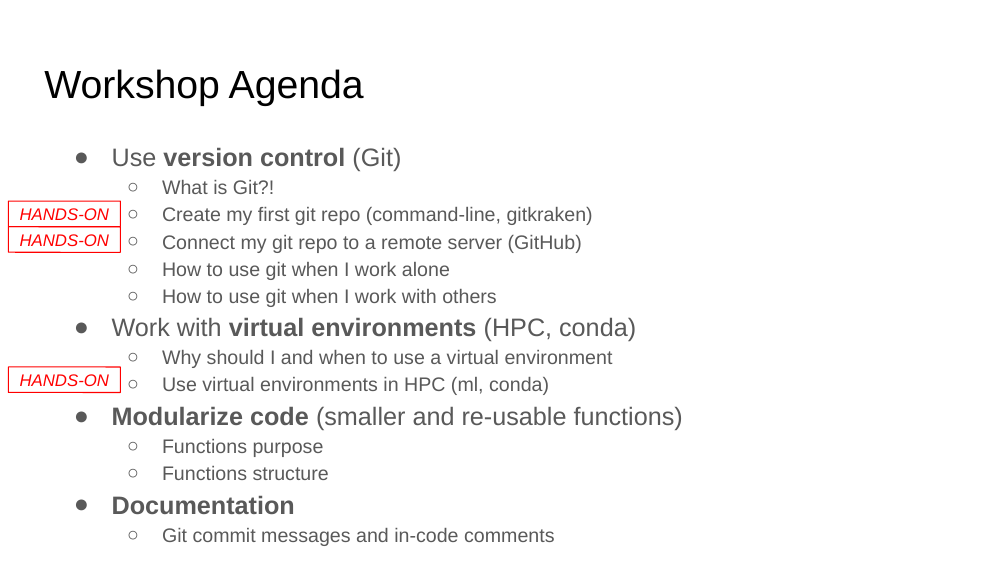
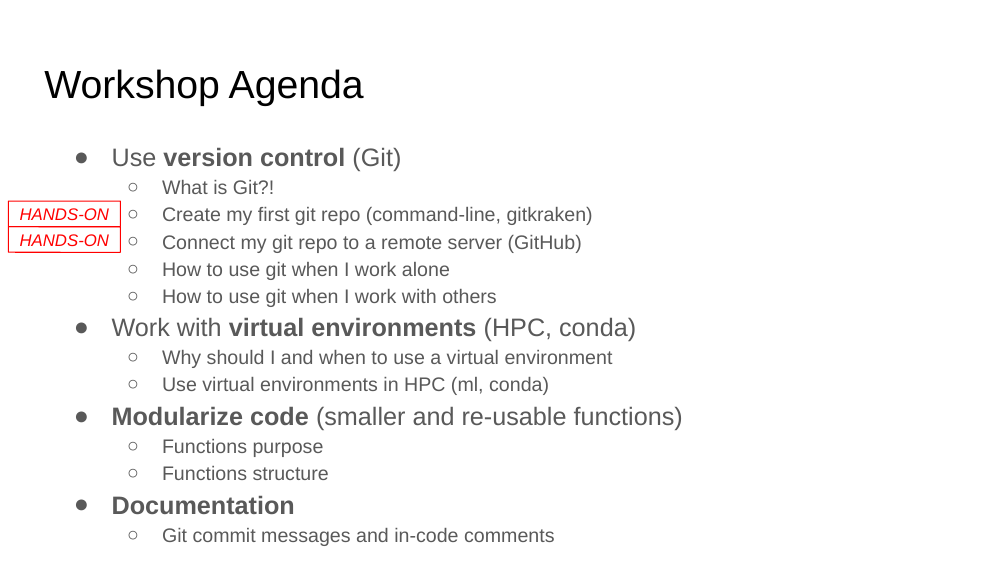
Before and after one commit to Mu-DS/practical_training, a slide deck: slide 3 of 03_continuous_integration/Code_sharing_best_practices_workshop.pptx. Drawn at 1008x567 pixels with LibreOffice and Linux fonts; fonts in the diff are those of the drawing; background and template pictures are left out. Boxes give left, top, right and bottom in pixels: in the first picture for what was removed or moved away, otherwise in the second. Text is boxed around its words. In the diff, an @@ line names an element or a change of style, - is before the commit and + after.

```diff
--- a/03_continuous_integration/Code_sharing_best_practices_workshop.pptx
+++ b/03_continuous_integration/Code_sharing_best_practices_workshop.pptx
@@ rectangle removed at bbox=[8, 367, 120, 392] @@
-HANDS-ON
```
Also in this commit, not shown: 1 other file.
